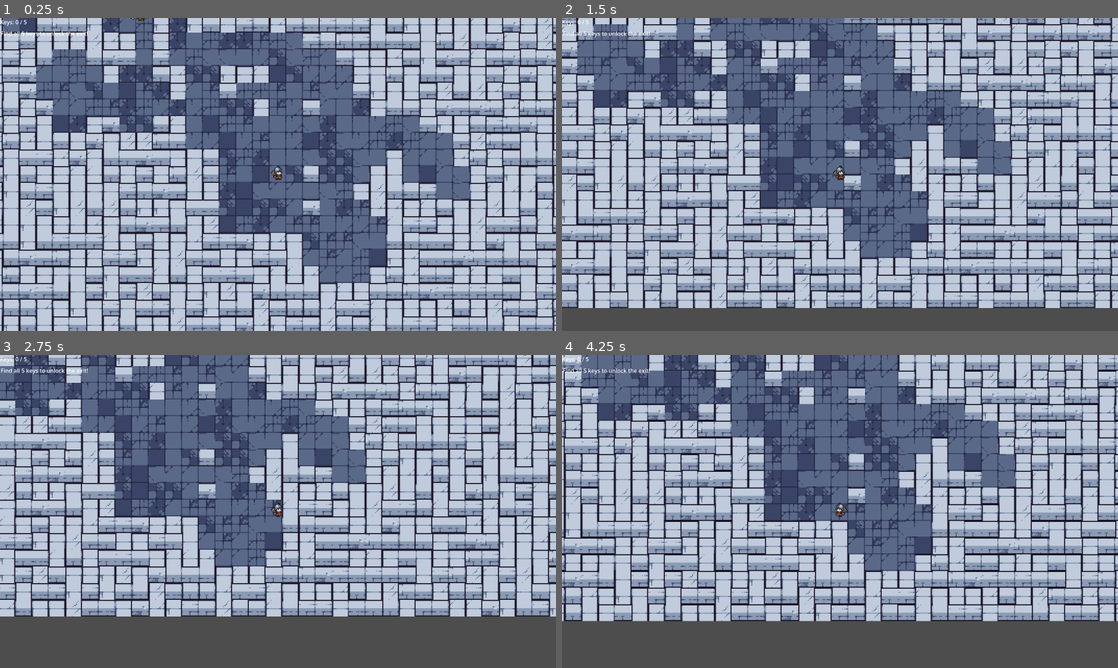
Above: before the commit, frames 1-4 (two rows, left to right).
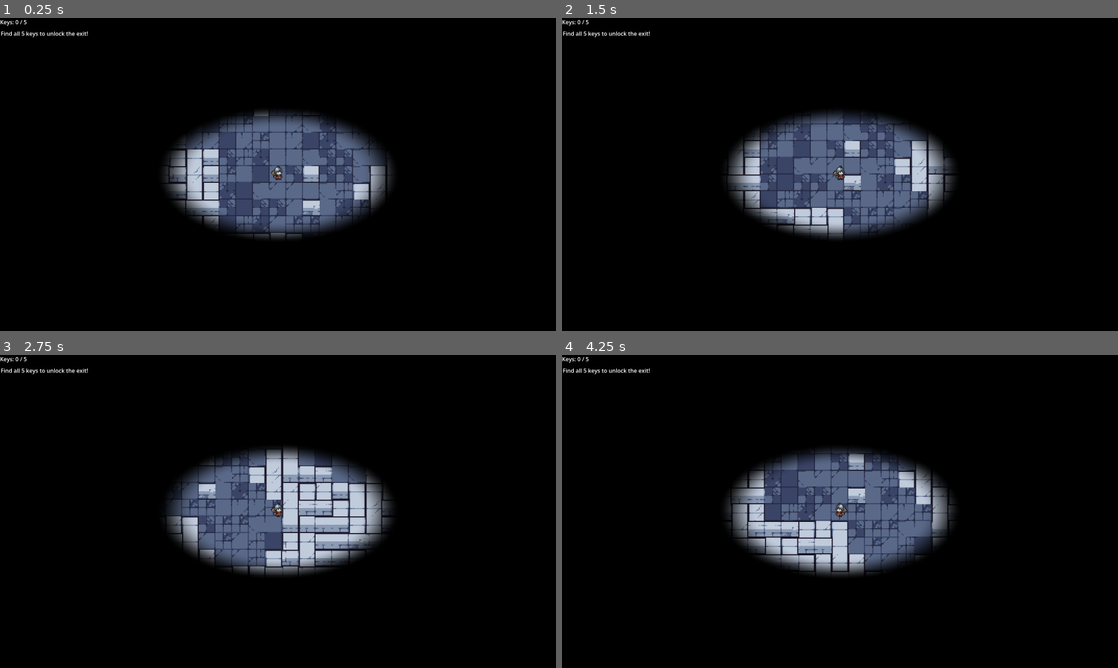
Above: after the commit, the same moments.

Repository: zz2548/week-5-pcg
Game: Godot game, scene res://scenes/main.tscn
Two runs of this game, one before a commit and one after it. Both use one fixed random seed, a clock stepped at 60 frames per second and the inputs below.
Inputs:
- Up to frame 1 (0.25 s): no input
- Up to frame 2 (1.5 s): tap Enter (ui_accept) at 0.5 s; hold D (move_right) 0.53-1.28 s; hold Enter (ui_accept) 0.53-1.28 s; hold S (move_down) from 1.28 s (still down); tap Space (attack) at 1.35 s
- Up to frame 3 (2.75 s): tap Enter (ui_accept) at 1.52, 1.55, 1.82 s; release S (move_down) at 2.03 s; hold D (move_right) from 2.03 s (still down); hold Enter (ui_accept) from 2.03 s (still down)
- Up to frame 4 (4.25 s): release D (move_right) at 2.78 s; release Enter (ui_accept) at 2.78 s; hold W (move_up) 2.78-3.53 s; tap Space (attack) at 2.85 s; tap Enter (ui_accept) at 3.02, 3.05, 3.32, 3.5 s; hold A (move_left) from 3.53 s (still down); hold Enter (ui_accept) from 3.53 s (still down)

The runs differ from the first frame. In frame 1, 91% of the frame differs, in the area x 0-100%, y 0-100%; in frame 2, 91%; in frame 3, 91%; in frame 4, 91%.

Commit message:
added EndScreen for both winnning and losing

Diff:
--- a/pcg-game/scenes/main.tscn
+++ b/pcg-game/scenes/main.tscn
@@ -7,6 +7,7 @@
 [ext_resource type="Shader" uid="uid://ddewy7kcdpovw" path="res://assets/darkness.gdshader" id="5_tefeu"]
 [ext_resource type="Texture2D" uid="uid://cbo3qr6141tok" path="res://assets/Soldier.png" id="6_85g3d"]
 [ext_resource type="Script" uid="uid://cexy6ntlfhvp3" path="res://scripts/hud.gd" id="6_tefeu"]
+[ext_resource type="Script" uid="uid://c4nh642rswj5t" path="res://scripts/EndScreen.gd" id="8_tipki"]
 
 [sub_resource type="TileSetAtlasSource" id="TileSetAtlasSource_jyhfs"]
 texture = ExtResource("2_sugp2")
@@ -649,7 +650,6 @@
 
 [node name="DarkOverlay" type="CanvasLayer" parent="." unique_id=671771595]
 layer = 10
-visible = false
 script = ExtResource("4_tbgi4")
 light_radius = 0.15
 
@@ -679,4 +679,39 @@
 offset_right = 42.0
 offset_bottom = 93.0
 
+[node name="EndScreen" type="CanvasLayer" parent="." unique_id=1056638561]
+process_mode = 2
+script = ExtResource("8_tipki")
+
+[node name="Dim" type="ColorRect" parent="EndScreen" unique_id=1216899795]
+anchors_preset = 15
+anchor_right = 1.0
+anchor_bottom = 1.0
+grow_horizontal = 2
+grow_vertical = 2
+color = Color(0, 0, 0, 0.6666667)
+
+[node name="Box" type="VBoxContainer" parent="EndScreen" unique_id=95697586]
+anchors_preset = 8
+anchor_left = 0.5
+anchor_top = 0.5
+anchor_right = 0.5
+anchor_bottom = 0.5
+offset_left = -20.0
+offset_top = -20.0
+offset_right = 20.0
+offset_bottom = 20.0
+grow_horizontal = 2
+grow_vertical = 2
+
+[node name="TitleLabel" type="Label" parent="EndScreen/Box" unique_id=1368558597]
+layout_mode = 2
+theme_override_font_sizes/font_size = 18
+text = "WIN / YOU DIED"
+
+[node name="SubtitleLabel" type="Label" parent="EndScreen/Box" unique_id=1067894994]
+layout_mode = 2
+theme_override_font_sizes/font_size = 13
+text = "Press SPACE to reset"
+
 [connection signal="animation_finished" from="Player/AnimatedSprite2D" to="Player" method="_on_animated_sprite_2d_animation_finished"]
--- /dev/null
+++ b/pcg-game/scripts/EndScreen.gd
@@ -0,0 +1,27 @@
+extends CanvasLayer
+
+@onready var title: Label = $Box/TitleLabel
+@onready var subtitle: Label = $Box/SubtitleLabel
+
+var can_restart := true
+
+func show_lose() -> void:
+	visible = true
+	title.text = "YOU DIED"
+	subtitle.text = "Press Space to Restart"
+	can_restart = true
+
+func show_win() -> void:
+	visible = true
+	title.text = "YOU ESCAPED!"
+	subtitle.text = "Press Space to Restart"
+	can_restart = true
+
+func _ready() -> void:
+	visible = false
+
+func _unhandled_input(event: InputEvent) -> void:
+	if not visible:
+		return
+	if can_restart and event.is_action_pressed("ui_accept"):
+		get_tree().reload_current_scene()
--- a/pcg-game/scripts/main.gd
+++ b/pcg-game/scripts/main.gd
@@ -10,6 +10,7 @@
 @onready var hud          = $HUD
 @export var zombie_type1_scene: PackedScene
 @export var zombie_type2_scene: PackedScene
+@onready var end_screen = $EndScreen
 
 var generator:      DungeonGenerator
 var keys_collected: int  = 0
@@ -171,12 +172,12 @@
 		_on_player_won()
 
 func _on_player_died() -> void:
-	print("Player died! (death screen coming soon)")
 	get_tree().paused = true
+	end_screen.show_lose()
 
 func _on_hp_changed(new_hp: int) -> void:
 	print("HP: ", new_hp)
 
 func _on_player_won() -> void:
-	print("Player escaped! (win screen coming soon)")
 	get_tree().paused = true
+	end_screen.show_win()
Not shown, added: pcg-game/scripts/EndScreen.gd.uid
